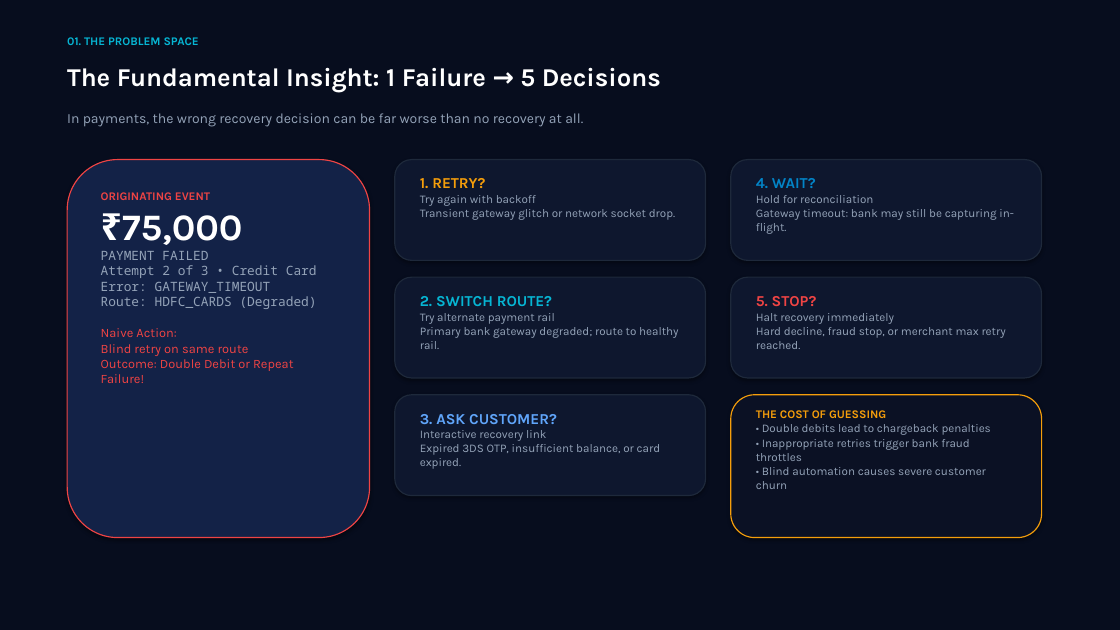
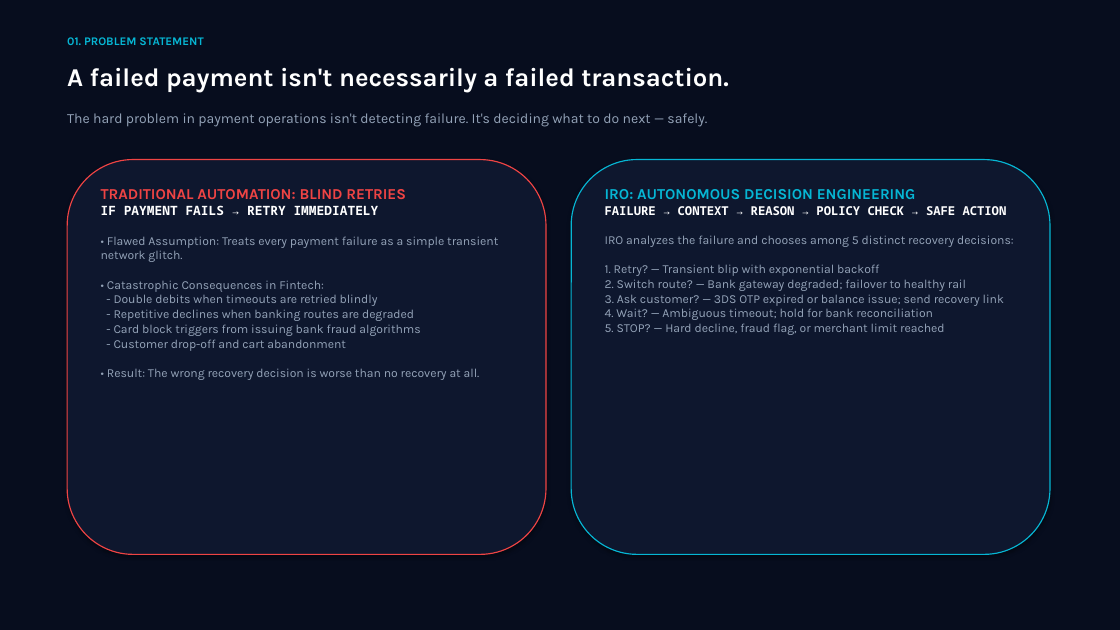
Before and after one commit to omdapke01/intelligent-recovery-orchestrator, a slide deck: slide 2 of IRO_Razorpay_Pitch_Deck.pptx. Drawn at 1120x630 pixels with LibreOffice and Linux fonts; fonts in the diff are those of the drawing. Boxes give left, top, right and bottom in pixels: in the first picture for what was removed or moved away, otherwise in the second. Text is boxed around its words. In the diff, an @@ line names an element or a change of style, - is before the commit and + after.

Commit message:
feat: Repackage IRO pitch deck for Track 3 Autonomous AI Teammates

```diff
--- a/IRO_Razorpay_Pitch_Deck.pptx
+++ b/IRO_Razorpay_Pitch_Deck.pptx
@@ text at [67, 37, 203, 45]: text changed @@
-01. THE PROBLEM SPACE
+01. PROBLEM STATEMENT
@@ text at [67, 67, 729, 92]: text changed @@
-The Fundamental Insight: 1 Failure → 5 Decisions
+A failed payment isn't necessarily a failed transaction.
@@ text at [67, 113, 707, 127]: text changed @@
-In payments, the wrong recovery decision can be far worse than no recovery at all.
+The hard problem in payment operations isn't detecting failure. It's deciding what to do next — safely.
@@ rounded rectangle: place and size @@
-rounded rectangle at [67, 160, 370, 538]
+rounded rectangle at [67, 160, 546, 555]
@@ rounded rectangle at [67, 160, 546, 555]: fill #132247 to #0E172E @@
@@ rounded rectangle: place and size @@
-rounded rectangle at [395, 160, 706, 260]
+rounded rectangle at [571, 160, 1050, 555]
@@ rounded rectangle at [571, 160, 1050, 555]: outline #1E293B 1 pt to #06B6D4 1 pt @@
@@ rounded rectangle removed at [731, 160, 1042, 260] @@
@@ text removed at [756, 178, 1014, 234] @@
-4. WAIT?
-Hold for reconciliation
-Gateway timeout: bank may still be capturing in-flight.
@@ text at [101, 189, 498, 380]: text changed; size 11 to 10.5 pt; text colour #EF4444 to #94A3B8 @@
-ORIGINATING EVENT
-₹75,000
-PAYMENT FAILED
-Attempt 2 of 3 • Credit Card
-Error: GATEWAY_TIMEOUT
-Route: HDFC_CARDS (Degraded)
-Naive Action:
-Blind retry on same route
-Outcome: Double Debit or Repeat Failure!
+TRADITIONAL AUTOMATION: BLIND RETRIES
+IF PAYMENT FAILS → RETRY IMMEDIATELY
+• Flawed Assumption: Treats every payment failure as a simple transient network glitch.
+• Catastrophic Consequences in Fintech:
+- Double debits when timeouts are retried blindly
+- Repetitive declines when banking routes are degraded
+- Card block triggers from issuing bank fraud algorithms
+- Customer drop-off and cart abandonment
+• Result: The wrong recovery decision is worse than no recovery at all.
@@ text at [605, 189, 1014, 335]: text changed; size 10 to 10.5 pt @@
-1. RETRY?
-Try again with backoff
-Transient gateway glitch or network socket drop.
+IRO: AUTONOMOUS DECISION ENGINEERING
+FAILURE → CONTEXT → REASON → POLICY CHECK → SAFE ACTION
+IRO analyzes the failure and chooses among 5 distinct recovery decisions:
+1. Retry? — Transient blip with exponential backoff
+2. Switch route? — Bank gateway degraded; failover to healthy rail
+3. Ask customer? — 3DS OTP expired or balance issue; send recovery link
+4. Wait? — Ambiguous timeout; hold for bank reconciliation
+5. STOP? — Hard decline, fraud flag, or merchant limit reached
@@ rounded rectangle removed at [395, 277, 706, 378] @@
@@ text removed at [420, 296, 678, 349] @@
-2. SWITCH ROUTE?
-Try alternate payment rail
-Primary bank gateway degraded; route to healthy rail.
@@ rounded rectangle removed at [731, 277, 1042, 378] @@
@@ text removed at [756, 296, 1006, 349] @@
-5. STOP?
-Halt recovery immediately
-Hard decline, fraud stop, or merchant max retry reached.
@@ rounded rectangle removed at [395, 395, 706, 496] @@
@@ text removed at [420, 414, 660, 469] @@
-3. ASK CUSTOMER?
-Interactive recovery link
-Expired 3DS OTP, insufficient balance, or card expired.
@@ rounded rectangle removed at [731, 395, 1042, 538] @@
@@ text removed at [756, 410, 991, 489] @@
-THE COST OF GUESSING
-• Double debits lead to chargeback penalties
-• Inappropriate retries trigger bank fraud throttles
-• Blind automation causes severe customer churn
```
Also in this commit, not shown: 4 other slides changed, 5 slides added, 5 slides removed, 2 other files.
